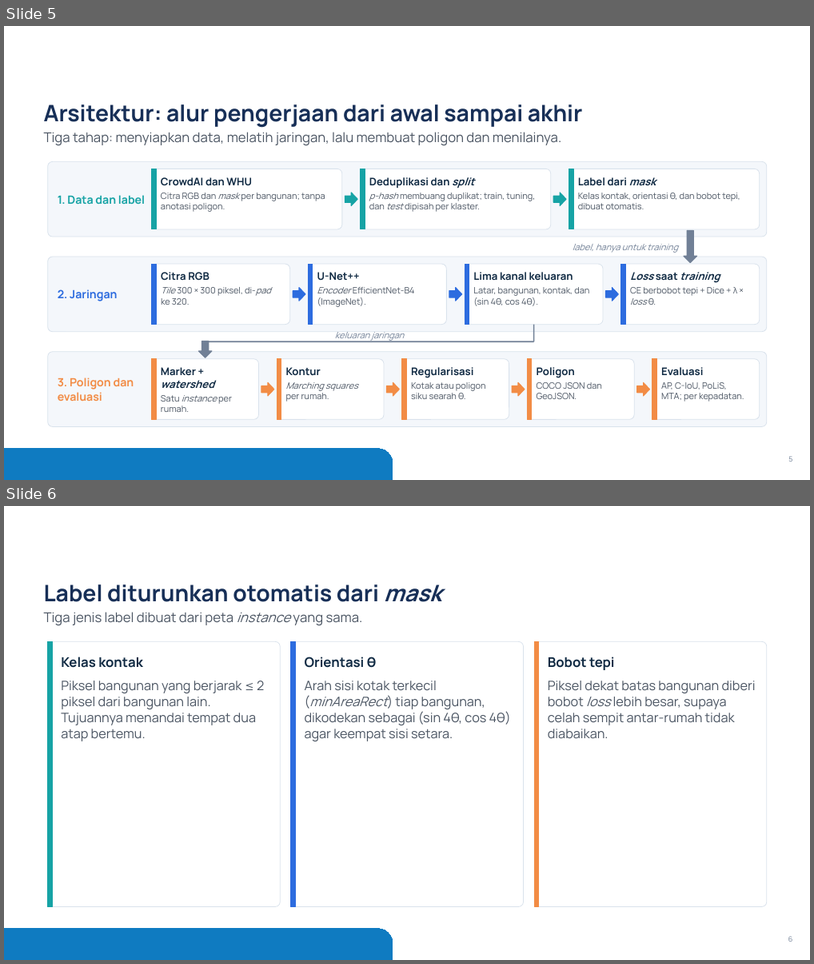
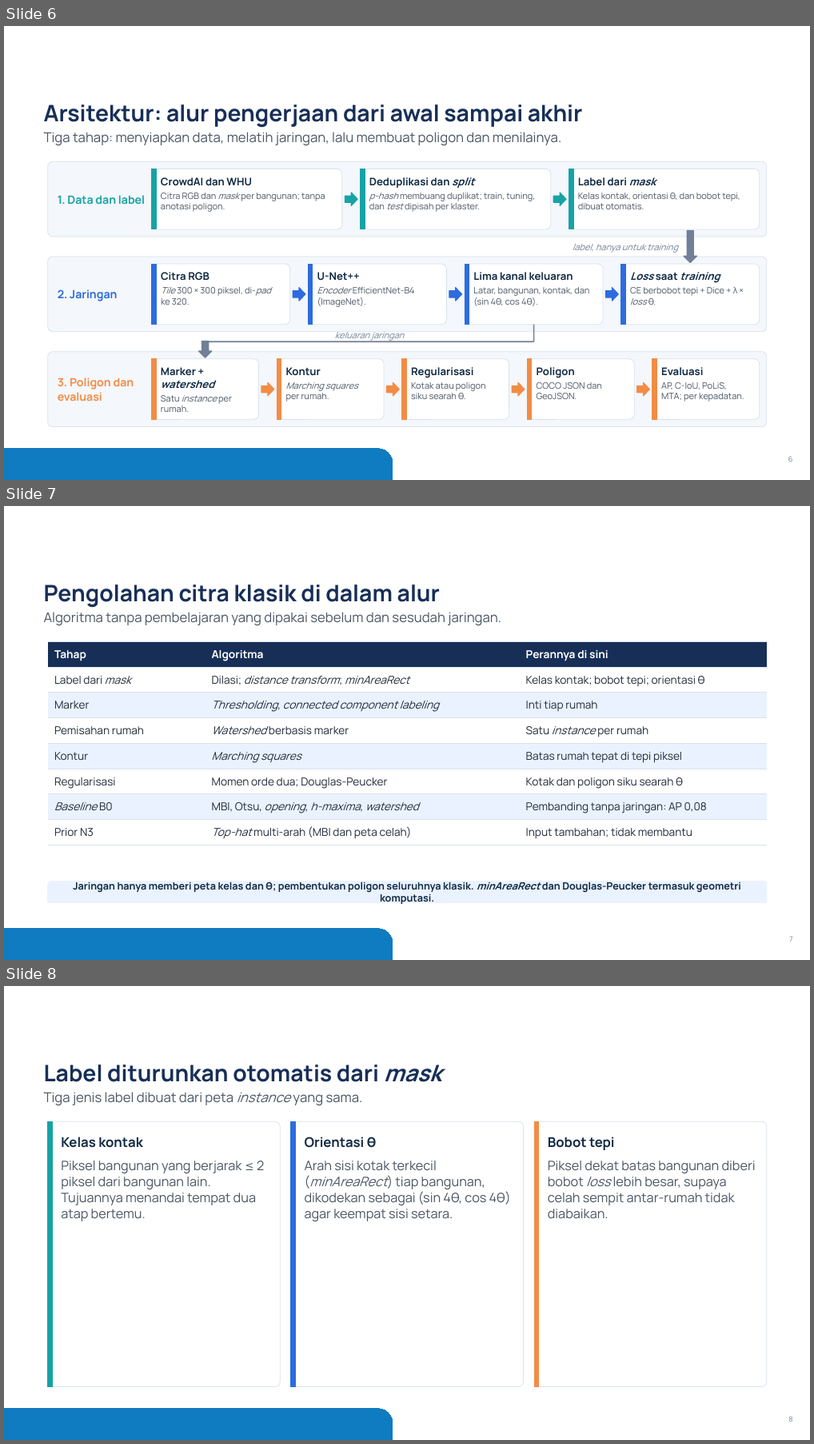
Before and after one commit to mahathirmuh/building-footprint-extraction, a slide deck: slides/densepoly.pptx. Shown one above the other, each under a label of ours: slides 5 and 6 before the commit, slides 6, 7 and 8 after it. The pictures are 814x964 and 814x1444 pixels, drawn with LibreOffice and Linux fonts; fonts in the diff are those of the drawing; background and template pictures are left out. Boxes give left, top, right and bottom in pixels: in the first picture for what was removed or moved away, otherwise in the second. Text is boxed around its words. In the diff, an @@ line names an element or a change of style, - is before the commit and + after.

Commit message:
Add two slides: the state of the art and the classical image processing used in the pipeline
The state-of-the-art table quotes the numbers printed in the other papers through new NReported* macros
(configs/paper_numbers.yaml); the deck has 22 slides and the spoken script follows.

```diff
--- a/slides/densepoly.pptx
+++ b/slides/densepoly.pptx
@@ slide 7 added at (4, 506, 810, 960), background #FFFFFF; not listed: 1 template element that a slide beside it also shows @@
@@ title added at (44, 584, 440, 608), 27 pt, text #172F57, bold @@
+Pengolahan citra klasik di dalam alur
@@ text added at (44, 612, 502, 626), 16 pt, text #4B5563 @@
+Algoritma tanpa pembelajaran yang dipakai sebelum dan sesudah jaringan.
@@ table added at (47, 641, 767, 842), 8 rows, 3 columns @@
+Tahap | Algoritma | Perannya di sini
+Label dari mask | Dilasi; distance transform; minAreaRect | Kelas kontak; bobot tepi; orientasi θ
+Marker | Thresholding, connected component labeling | Inti tiap rumah
+Pemisahan rumah | Watershed berbasis marker | Satu instance per rumah
+Kontur | Marching squares | Batas rumah tepat di tepi piksel
+Regularisasi | Momen orde dua; Douglas-Peucker | Kotak dan poligon siku searah θ
+Baseline B0 | MBI, Otsu, opening, h-maxima, watershed | Pembanding tanpa jaringan: AP 0,08
+Prior N3 | Top-hat multi-arah (MBI dan peta celah) | Input tambahan; tidak membantu
@@ rounded rectangle added at (47, 881, 767, 903), fill #EAF2FF, outline #EAF2FF 0.75 pt, 12 pt, text #102A43, bold @@
+Jaringan hanya memberi peta kelas dan θ; pembentukan poligon seluruhnya klasik. minAreaRect dan Douglas-Peucker termasuk geometri komputasi.
@@ page number added at (790, 936, 793, 941), 8.5 pt, text #718096 @@
+7
@@ what was slide 5 is now slide 6 @@
@@ what was slide 6 is now slide 8 @@
```
Also in this commit, not shown: 1 slide changed, 1 other slide added, 8 other files.
